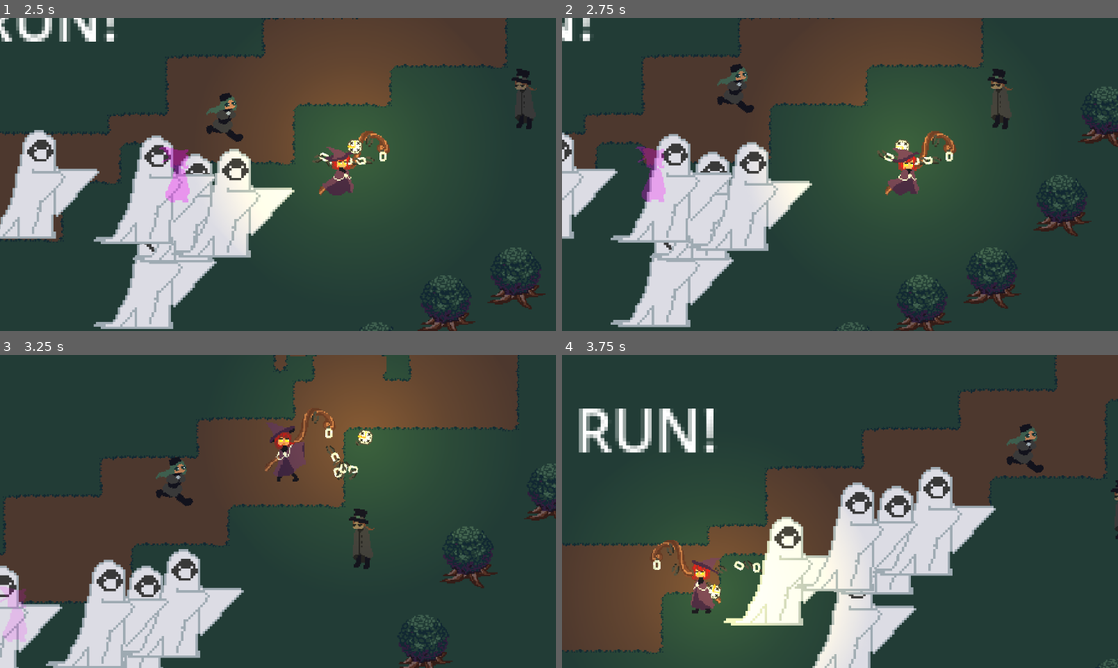
Above: before the commit, frames 1-4 (two rows, left to right).
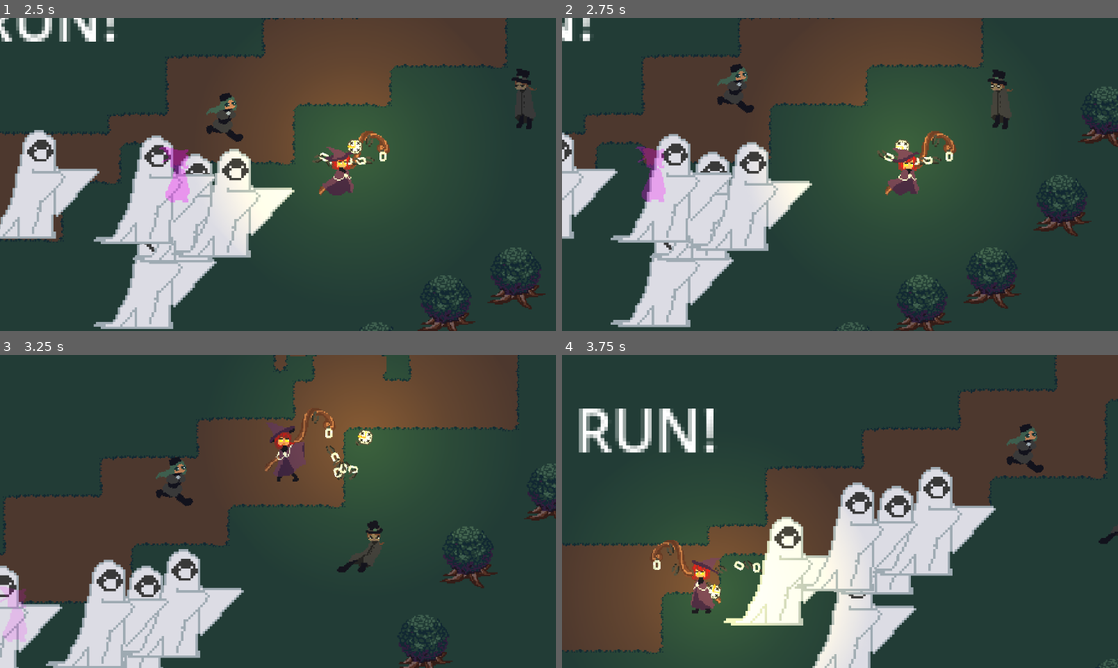
Above: after the commit, the same moments.

Repository: CplCanuck/mru-hacks-2025
Game: Godot game, scene res://Levels/intro_level.tscn
Same seed, same stepped clock (60 frames per second), same inputs: the game is played once before the commit and once after it.
Inputs:
- Up to frame 1 (2.5 s): hold D (right) 0.53-1.28 s; hold Space (attack) 0.53-1.28 s; hold S (down) 1.28-2.03 s; tap Shift (dash) at 1.35 s; hold D (right) from 2.03 s (still down); hold E (interact) from 2.03 s (still down)
- Up to frame 2 (2.75 s): keep holding D (right); keep holding E (interact)
- Up to frame 3 (3.25 s): release D (right) at 2.78 s; release E (interact) at 2.78 s; hold W (up) from 2.78 s (still down); tap Space (attack) at 2.85 s
- Up to frame 4 (3.75 s): release W (up) at 3.53 s; hold A (left) from 3.53 s (still down); hold Shift (dash) from 3.53 s (still down)

Frame 1 is identical in both runs. In frame 2, less than 0.1% of the frame differs, in the area x 76-82%, y 16-24%; in frame 3, 0.7%, in the area x 60-70%, y 49-70%; in frame 4, 0.1%.
Error before the commit: Parse Error: Could not parse global class "Signpost" from "res://Components/signpost_component.gd". (res://UI/dialogue_box.gd:10)

Commit message:
Update Grave Descriptions

Diff:
--- a/Components/signpost_component.gd
+++ b/Components/signpost_component.gd
@@ -28,5 +28,5 @@
 
 ## Clears text when the player leaves the nearby area
 func _on_ignore_range_body_exited(body: Node2D) -> void:
-	if body is Player:
-		clear_text.emit(text)
+    if body is Player:
+        clear_text.emit(text)
--- a/Levels/game_manager.gd
+++ b/Levels/game_manager.gd
@@ -2,21 +2,21 @@
 
 # NOTE : update this on gravestone.gd if you edit this
 enum levels {
-	NONE,
-	INTRO,
-	HUB,
-	ONE,
-	TWO
+    NONE,
+    INTRO,
+    HUB,
+    ONE,
+    TWO
 }
 var Graves_saved = 0
 
 var level_scenes = {
-	levels.INTRO : preload("res://Levels/intro_level.tscn"),#.instantiate(),
-	levels.HUB : preload("res://Levels/level_graveyard.tscn"),#.instantiate(),
-	levels.ONE : preload("res://Levels/level_one.tscn"),#.instantiate(),
-	levels.TWO : preload("res://Levels/level_two.tscn")#.instantiate(),
+    levels.INTRO : preload("res://Levels/intro_level.tscn"),#.instantiate(),
+    levels.HUB : preload("res://Levels/level_graveyard.tscn"),#.instantiate(),
+    levels.ONE : preload("res://Levels/level_one.tscn"),#.instantiate(),
+    levels.TWO : preload("res://Levels/level_two.tscn")#.instantiate(),
 }
 
 func change_level(level : levels):
-	if level != levels.NONE:
-		print(get_tree().change_scene_to_packed(level_scenes[level]))
+    if level != levels.NONE:
+        print(get_tree().change_scene_to_packed(level_scenes[level]))
--- a/Levels/level_graveyard.tscn
+++ b/Levels/level_graveyard.tscn
@@ -263,7 +263,9 @@
 level = 3
 text = "
 Billy Boi
-RIP"
+RIP
+1425 - 1437
+"
 
 [node name="Level2Grave" type="Node2D" parent="Background/Graves"]
 position = Vector2(601, 241)
@@ -277,6 +279,7 @@
 text = "
 Billy Bob Senior
 RIP
+1354 - 1431
 "
 
 [node name="Sprite2D" type="Sprite2D" parent="Background/Graves"]
--- a/project.godot
+++ b/project.godot
@@ -78,7 +78,6 @@
 , Object(InputEventKey,"resource_local_to_scene":false,"resource_name":"","device":-1,"window_id":0,"alt_pressed":false …(182 unchanged characters)…
 , Object(InputEventJoypadButton,"resource_local_to_scene":false,"resource_name":"","device":-1,"button_index":0,"pressure":0.0,"pressed":true,"script":null)
 , Object(InputEventJoypadButton,"resource_local_to_scene":false,"resource_name":"","device":-1,"button_index":10,"pressure":0.0,"pressed":true,"script":null)
-, Object(InputEventJoypadMotion,"resource_local_to_scene":false,"resource_name":"","device":-1,"axis":5,"axis_value":1.0,"script":null)
 ]
 }
 dash={
@@ -87,7 +86,6 @@
 , Object(InputEventJoypadButton,"resource_local_to_scene":false,"resource_name":"","device":-1,"button_index":1,"pressure":0.0,"pressed":true,"script":null)
 , Object(InputEventKey,"resource_local_to_scene":false,"resource_name":"","device":-1,"window_id":0,"alt_pressed":false …(183 unchanged characters)…
 , Object(InputEventJoypadButton,"resource_local_to_scene":false,"resource_name":"","device":-1,"button_index":9,"pressure":0.0,"pressed":true,"script":null)
-, Object(InputEventJoypadMotion,"resource_local_to_scene":false,"resource_name":"","device":-1,"axis":4,"axis_value":1.0,"script":null)
 ]
 }
 
